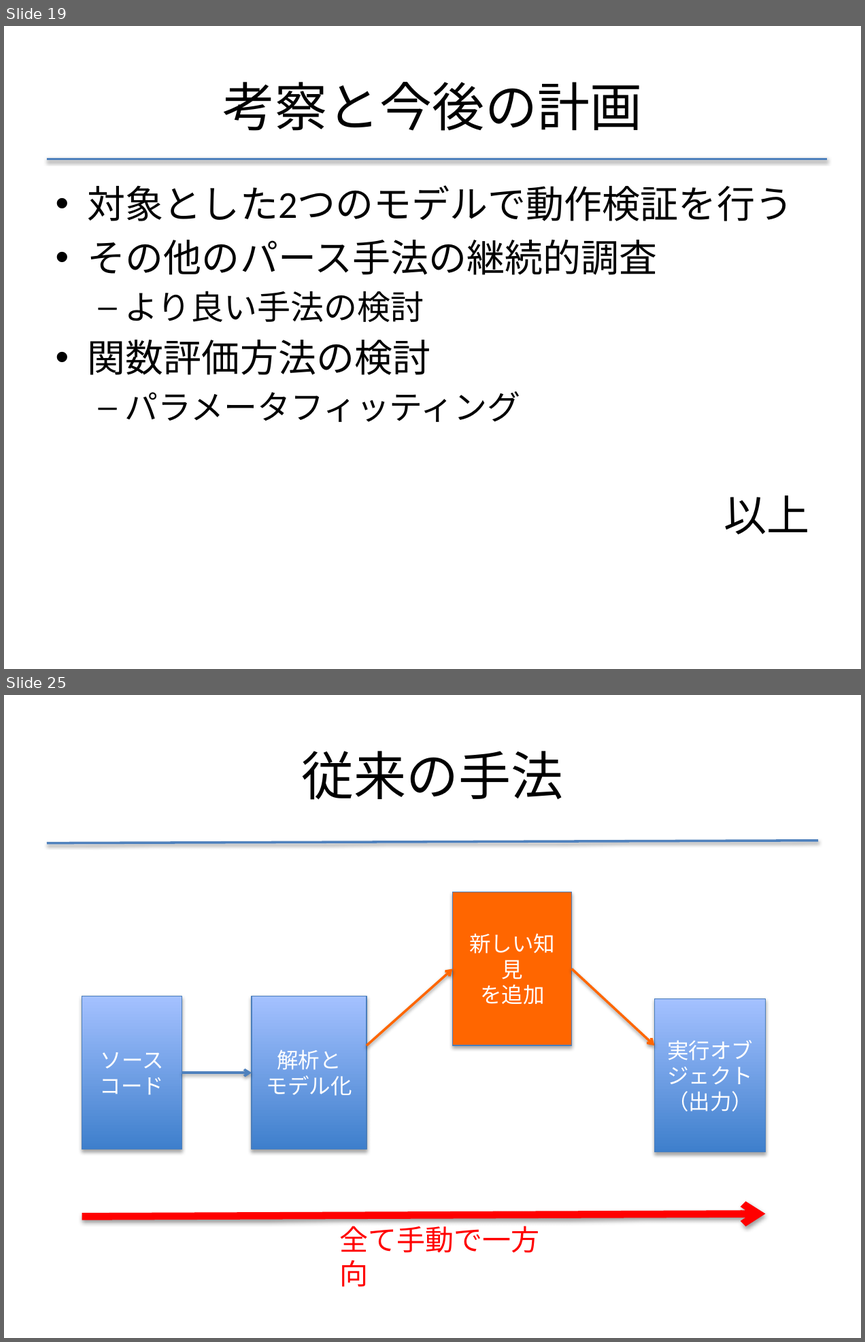
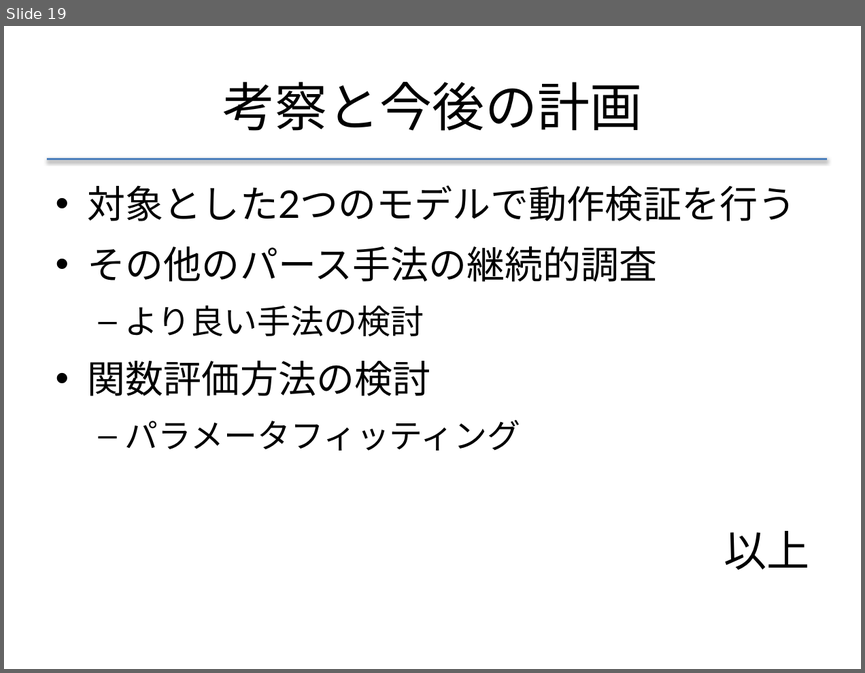
Before and after one commit to f-akazawa/akaz_uecdevelop, a slide deck: doc/中間発表資料.pptx. Shown one above the other, each under a label of ours: slides 19 and 25 before the commit, slide 19 after it; the slides between them are not shown. The pictures are 865x1342 and 865x673 pixels, drawn with LibreOffice and Linux fonts; fonts in the diff are those of the drawing. Boxes give left, top, right and bottom in pixels: in the first picture for what was removed or moved away, otherwise in the second. Text is boxed around its words. In the diff, an @@ line names an element or a change of style, - is before the commit and + after.

```diff
--- a/doc/中間発表資料.pptx
+++ b/doc/中間発表資料.pptx
@@ slide 25 removed at (4, 695, 861, 1338), background #FFFFFF @@
@@ title removed at (301, 751, 563, 800) @@
-従来の手法
@@ line removed from (47, 843) to (818, 841) @@
@@ group removed at (82, 892, 765, 1287): 4 rectangles, 4 arrows, 1 text @@
-ソースコード
-解析と
-モデル化
-新しい知見
-を追加
-実行オブジェクト
-（出力）
-全て手動で一方向
@@ slide 19 changed as well @@
@@ text "対象とした2つのモデルで動作検証を行う" at (88, 185, 809, 569): font Calibri to Lato; more space between paragraphs @@
```
Also in this commit, not shown: 18 other slides changed, 1 slide added, 5 other slides removed.
